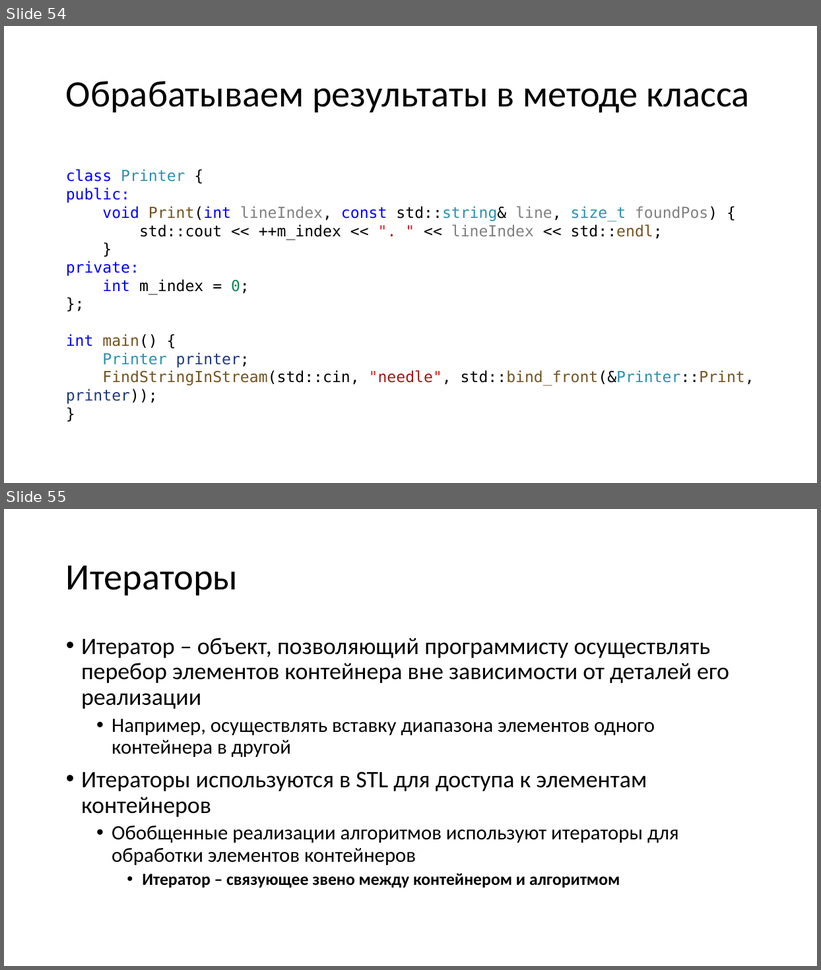
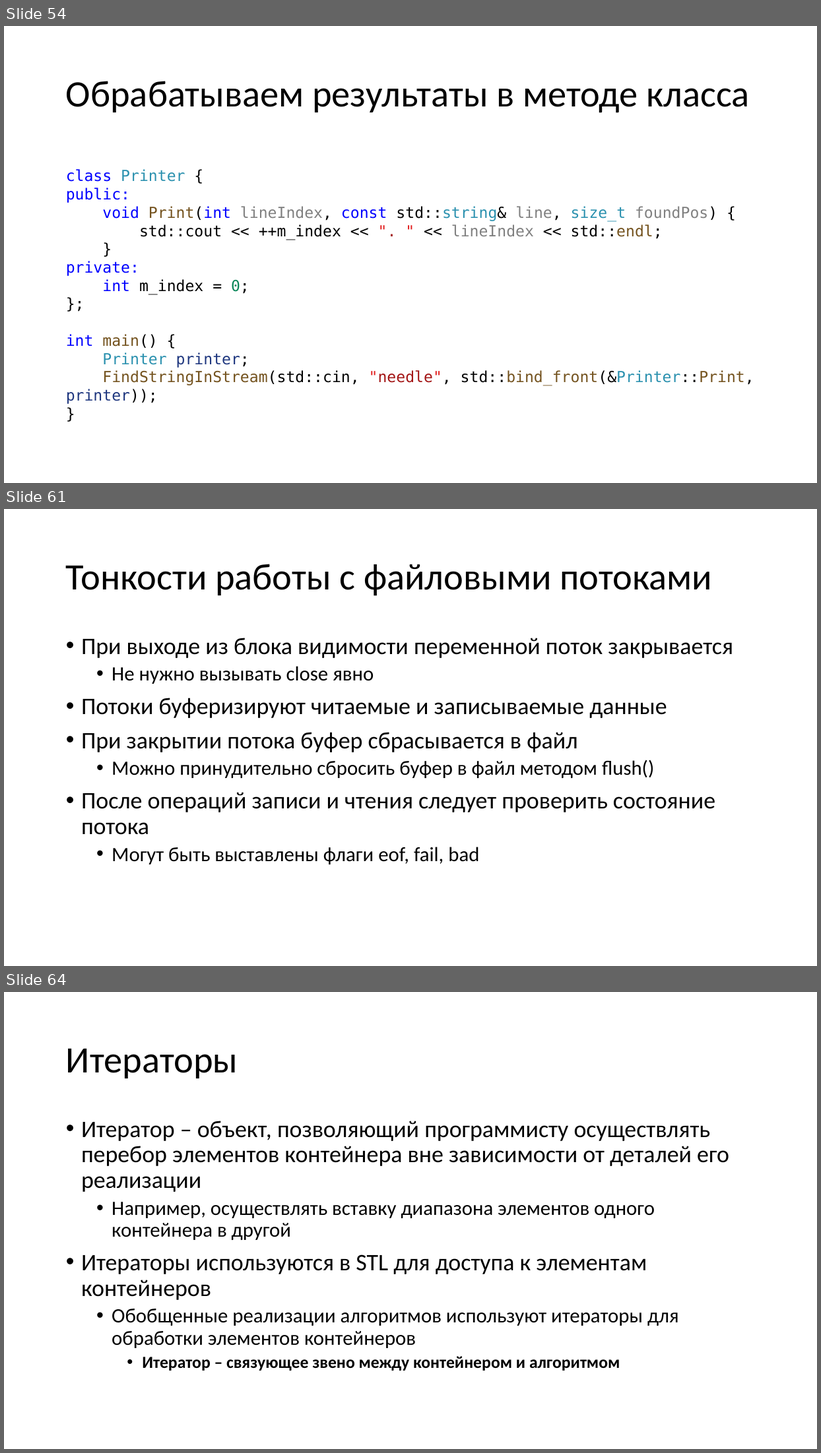
Before and after one commit to alexey-malov/oop, a slide deck: lectures/01/Стандартная библиотека.pptx. Shown one above the other, each under a label of ours: slides 54 and 55 before the commit, slides 54, 61 and 64 after it; the slides between them are not shown. The pictures are 821x970 and 821x1453 pixels, drawn with LibreOffice and Linux fonts; fonts in the diff are those of the drawing. Boxes give left, top, right and bottom in pixels: in the first picture for what was removed or moved away, otherwise in the second. Text is boxed around its words. In the diff, an @@ line names an element or a change of style, - is before the commit and + after.

```diff
--- a/lectures/01/Стандартная библиотека.pptx
+++ b/lectures/01/Стандартная библиотека.pptx
@@ slide 61 added at (x1=4, y1=509, x2=817, y2=966), background #FFFFFF @@
@@ title added at (x1=66, y1=564, x2=713, y2=596), 44 pt, text #000000 @@
+Тонкости работы с файловыми потоками
@@ text added at (x1=81, y1=638, x2=733, y2=865), 28 pt, text #000000 @@
+• При выходе из блока видимости переменной поток закрывается
+  • Не нужно вызывать close явно
+• Потоки буферизируют читаемые и записываемые данные
+• При закрытии потока буфер сбрасывается в файл
+  • Можно принудительно сбросить буфер в файл методом flush()
+• После операций записи и чтения следует проверить состояние потока
+  • Могут быть выставлены флаги eof, fail, bad
@@ what was slide 55 is now slide 64 @@
```
Also in this commit, not shown: 1 slide changed, 13 other slides added, 12 other files.
